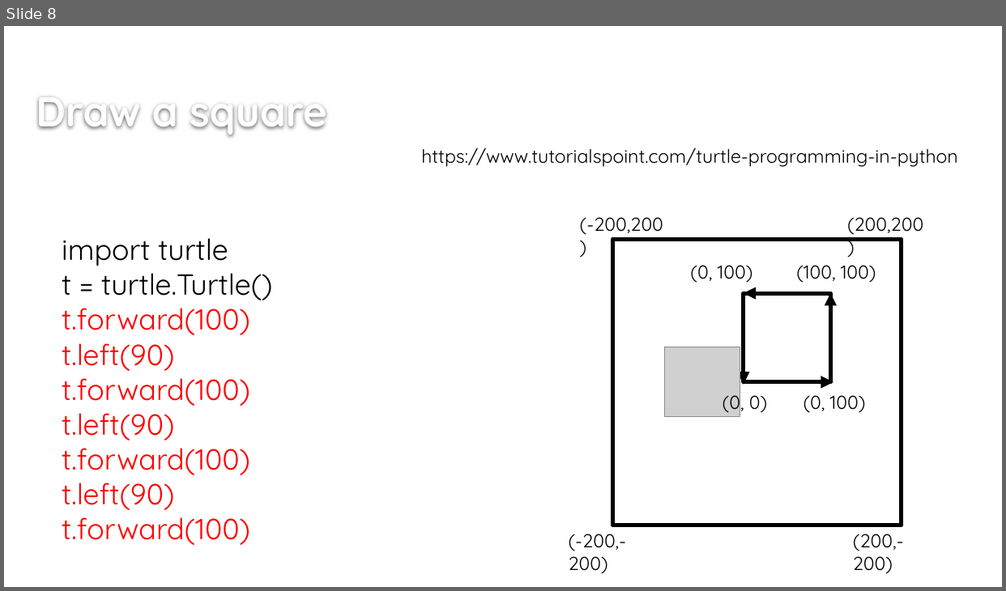
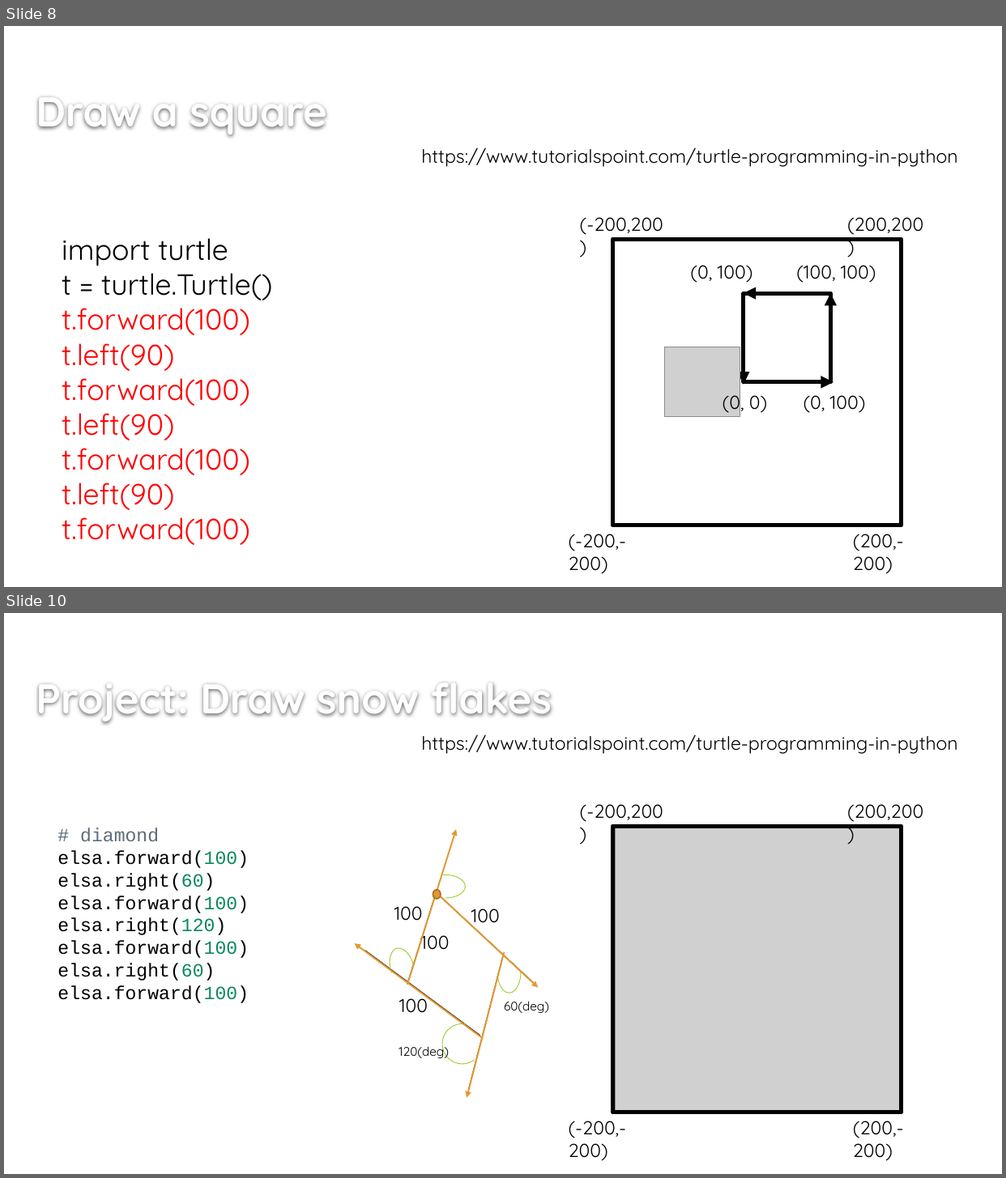
Before and after one commit to bigbrainacademy/python4kids, a slide deck: lec02/lec02_Turtle.pptx. Shown one above the other, each under a label of ours: slide 8 before the commit, slides 8 and 10 after it; the slides between them are not shown. The pictures are 1006x591 and 1006x1178 pixels, drawn with LibreOffice and Linux fonts; fonts in the diff are those of the drawing; grey boxes stand for pictures; background and template pictures are left out. Boxes give left, top, right and bottom in pixels: in the first picture for what was removed or moved away, otherwise in the second. Text is boxed around its words. In the diff, an @@ line names an element or a change of style, - is before the commit and + after.

```diff
--- a/lec02/lec02_Turtle.pptx
+++ b/lec02/lec02_Turtle.pptx
@@ slide 10 added at (4,613,1002,1174), background #FFFFFF @@
@@ title added at (36,683,552,724), 40 pt, text #FEFEFE, bold @@
+Project: Draw snow flakes
@@ text added at (421,735,958,754), 18 pt, text #000000 @@
+https://www.tutorialspoint.com/turtle-programming-in-python
@@ text added at (580,804,663,822), 18 pt, text #000000 @@
+(-200,200)
@@ text added at (847,804,923,822), 18 pt, text #000000 @@
+(200,200)
@@ text added at (57,828,249,1003), 18 pt, text #000000 @@
+# diamond
+elsa.forward(100)
+elsa.right(60)
+elsa.forward(100)
+elsa.right(120)
+elsa.forward(100)
+elsa.right(60)
+elsa.forward(100)
@@ arrow added from (407, 984) to (456, 829), #E19933 1.5 pt @@
@@ rectangle added at (612,826,901,1113), outline #000000 4 pt @@
@@ picture added at (615,826,901,1113) @@
@@ arc (boxed as its full ellipse) added at (425,875,466,899), outline #9ECD33 0.75 pt @@
@@ line added from (407, 984) to (436, 893), #000000 0.75 pt @@
@@ ellipse added at (433,890,441,899), fill #E19933, outline #A67126 1.25 pt @@
@@ line added from (437, 893) to (536, 985), #000000 0.75 pt @@
@@ arrow added from (437, 893) to (538, 988), #E19933 1.5 pt @@
@@ text added at (394,906,423,921), 18 pt, text #000000 @@
+100
@@ text added at (471,909,500,927), 18 pt, text #000000 @@
+100
@@ arrow added from (483, 1038) to (355, 944), #E19933 1.5 pt @@
@@ line added from (480, 1036) to (365, 951), #000000 0.75 pt @@
@@ arc (boxed as its full ellipse) added at (386,945,419,990), outline #9ECD33 0.75 pt @@
@@ text added at (420,930,449,950), 18 pt, text #000000 @@
+100
@@ arrow added from (504, 953) to (467, 1098), #E19933 1.5 pt @@
@@ line added from (469, 1090) to (503, 958), #000000 0.75 pt @@
@@ arc (boxed as its full ellipse) added at (497,953,521,994), outline #9ECD33 0.75 pt @@
@@ text added at (399,993,428,1013), 18 pt, text #000000 @@
+100
@@ text added at (504,1001,549,1013), 12 pt, text #000000 @@
+60(deg)
@@ arc (boxed as its full ellipse) added at (440,1021,486,1067), outline #9ECD33 0.75 pt @@
@@ text added at (398,1044,449,1059), 12 pt, text #000000 @@
+120(deg)
@@ text added at (569,1121,627,1161), 18 pt, text #000000 @@
+(-200,-200)
@@ text added at (853,1121,904,1161), 18 pt, text #000000 @@
+(200,-200)
```
Also in this commit, not shown: 1 slide changed, 2 other files.
